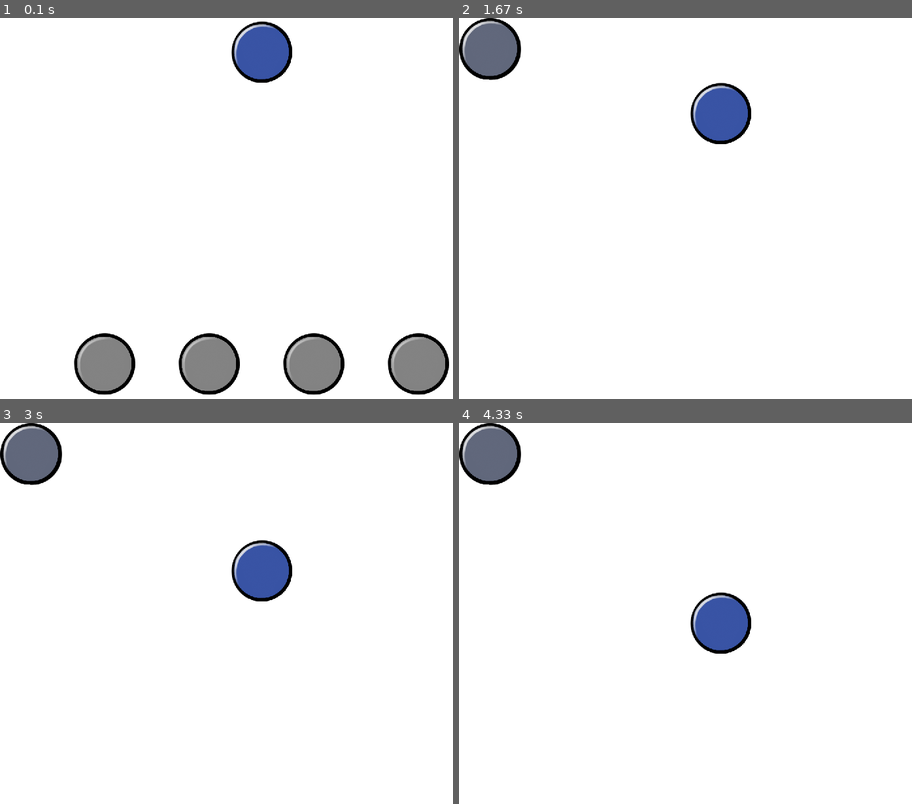
Above: before the commit, frames 1-4 (two rows, left to right).
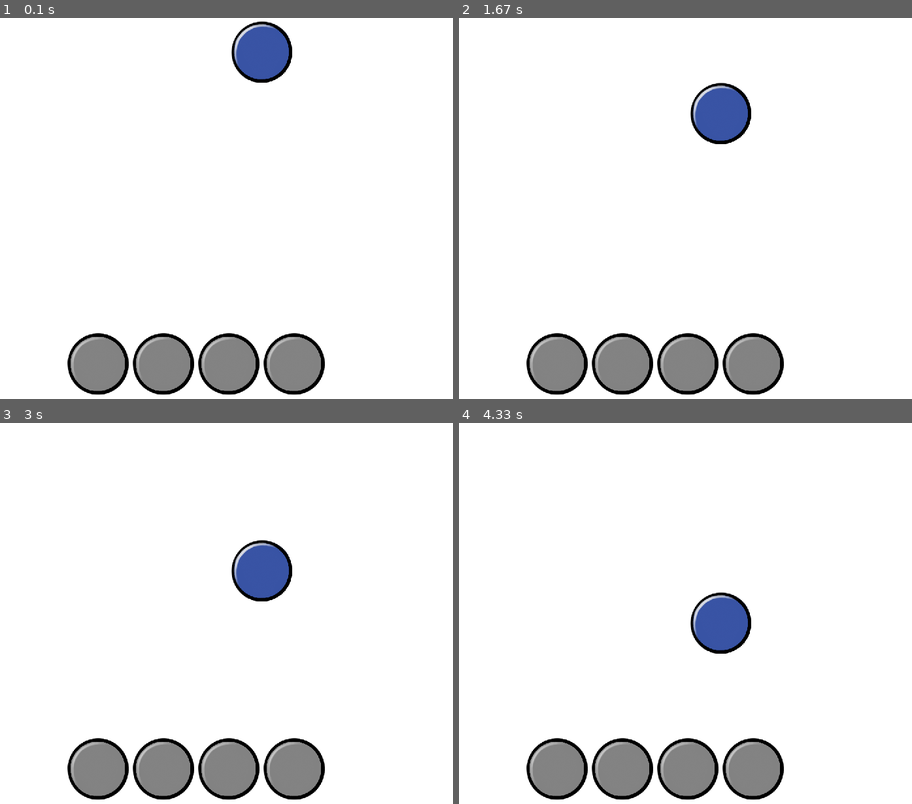
Above: after the commit, the same moments.

Repository: foxwithahdie/pygameRhythmGame
Game: pygame game, started from main.py
Two runs of this game, one before a commit and one after it. Both use one fixed random seed, a clock stepped at 60 frames per second and the inputs below.
Inputs:
- Up to frame 1 (0.1 s): no input
- Up to frame 2 (1.67 s): tap D at 0.33 s
- Up to frame 3 (3 s): no input
- Up to frame 4 (4.33 s): no input

The runs differ from the first frame. In frame 1, 7.3% of the frame differs, in the area x 14-100%, y 82-99%; in frame 2, 8.7%, in the area x 0-72%, y 0-99%; in frame 3, 8.7%; in frame 4, 8.7%.

Commit message:
added press button functions & working, todo list

Diff:
--- a/helpers.py
+++ b/helpers.py
@@ -21,3 +21,11 @@
     """
 
     return ((rect2.centerx - rect1.centerx) ** 2 + (rect2.centery - rect1.centery) ** 2) ** 0.5
+
+def key_spacing(common_multiplier):
+    """
+    Spaces the notes out from eachother so the player can have key spacing.
+    :param common_multiplier
+    """
+
+    return ...
--- a/key_sprite.py
+++ b/key_sprite.py
@@ -45,26 +45,35 @@
 
 
 class KeySprite(Sprite):
-    def __init__(self, key_type: KeySpriteType, x_pos: int, *groups, screen_hint: Union[pygame.Surface, None] = None):
+    def __init__(self, key_type: KeySpriteType, x_pos: int, key: str, *groups, screen_hint: Union[pygame.Surface, None] = None):
         super().__init__(*groups)
         self.key_type = key_type
+        self.x = x_pos
         self.image = pygame.image.load(key_type.grey_circle_image).convert_alpha(screen_hint)
         self.image = pygame.transform.scale(self.image, helpers.scale_size(self.image.get_size(), 2 / 3))
 
         self.rect = self.image.get_rect()
-        self.rect.x = x_pos - self.rect.width / 2
+        self.rect.x = self.x - self.rect.width / 2
         self.rect.y = constants.KEY_Y_POS
+        self.key = pygame.key.key_code(key)
         self.keydown = False
     def press_button(self, event: pygame.event.get(), screen_hint: Union[pygame.Surface, None] = None):
         if event.type == pygame.KEYDOWN:
-            self.keydown = True
-            self.image = pygame.image.load(self.key_type.dull_circle_image).convert_alpha(screen_hint)
-            self.image = pygame.transform.scale(self.image, helpers.scale_size(self.image.get_size(), 2 / 3))
-            self.rect = self.image.get_rect()
-            self.rect.x = self.rect.x
-            self.rect.y = self.rect.y
+            if event.key == self.key:
+                self.keydown = True
+                self.rect.x = self.x - self.rect.width / 2
+                self.rect.y = constants.KEY_Y_POS
         if event.type == pygame.KEYUP:
             self.keydown = False
-            self.rect = self.image.get_rect()
-            self.rect.x = self.rect.x
-            self.rect.y = self.rect.y
+
+            self.rect.x = self.x - self.rect.width / 2
+            self.rect.y = constants.KEY_Y_POS
+    def draw(self, key_type: KeySpriteType, surface: pygame.Surface):
+        if self.keydown:
+            self.image = pygame.image.load(self.key_type.dull_circle_image).convert_alpha(surface)
+            self.image = pygame.transform.scale(self.image, helpers.scale_size(self.image.get_size(), 2/3))
+            surface.blit(self.image, self.rect)
+        else:
+            self.image = pygame.image.load(key_type.grey_circle_image).convert_alpha(surface)
+            self.image = pygame.transform.scale(self.image, helpers.scale_size(self.image.get_size(), 2/3))
+            surface.blit(self.image, self.rect)
--- a/main.py
+++ b/main.py
@@ -20,10 +20,10 @@
     global player_keys
     player_keys = []
 
-    key_1: object = KeySprite(KeySpriteType.YELLOW, constants.SCREEN_WIDTH / 5, context.notes_group, screen_hint=screen)
-    key_2: object = KeySprite(KeySpriteType.RED, constants.SCREEN_WIDTH / 5 * 2, context.notes_group, screen_hint=screen)
-    key_3: object = KeySprite(KeySpriteType.PURPLE, constants.SCREEN_WIDTH / 5 * 3, context.notes_group, screen_hint=screen)
-    key_4: object = KeySprite(KeySpriteType.BLUE, constants.SCREEN_WIDTH / 5 * 4, context.notes_group, screen_hint=screen)
+    key_1: object = KeySprite(KeySpriteType.YELLOW, 150,"d", context.notes_group, screen_hint=screen)
+    key_2: object = KeySprite(KeySpriteType.RED, 250,"f", context.notes_group, screen_hint=screen)
+    key_3: object = KeySprite(KeySpriteType.PURPLE, 350,"j", context.notes_group, screen_hint=screen)
+    key_4: object = KeySprite(KeySpriteType.BLUE, 450,"k", context.notes_group, screen_hint=screen)
 
     player_keys.append(key_1)
     player_keys.append(key_2)
@@ -35,7 +35,6 @@
         delta_time = clock.tick(constants.FPS) / 1000.0
         running = game_loop(screen, delta_time, context)
         pygame.display.flip()
-
 
 def game_loop(screen: pygame.Surface, delta_time: float, context: GameContext) -> bool:
     """
@@ -55,6 +54,8 @@
     context.notes_group.update(delta_time)
 
     screen.fill(constants.BACKGROUND_COLOR)
+    for key in player_keys:
+        key.draw(key.key_type, screen)
     context.notes_group.draw(screen)
     return True
 
Not shown, changed: README.md
